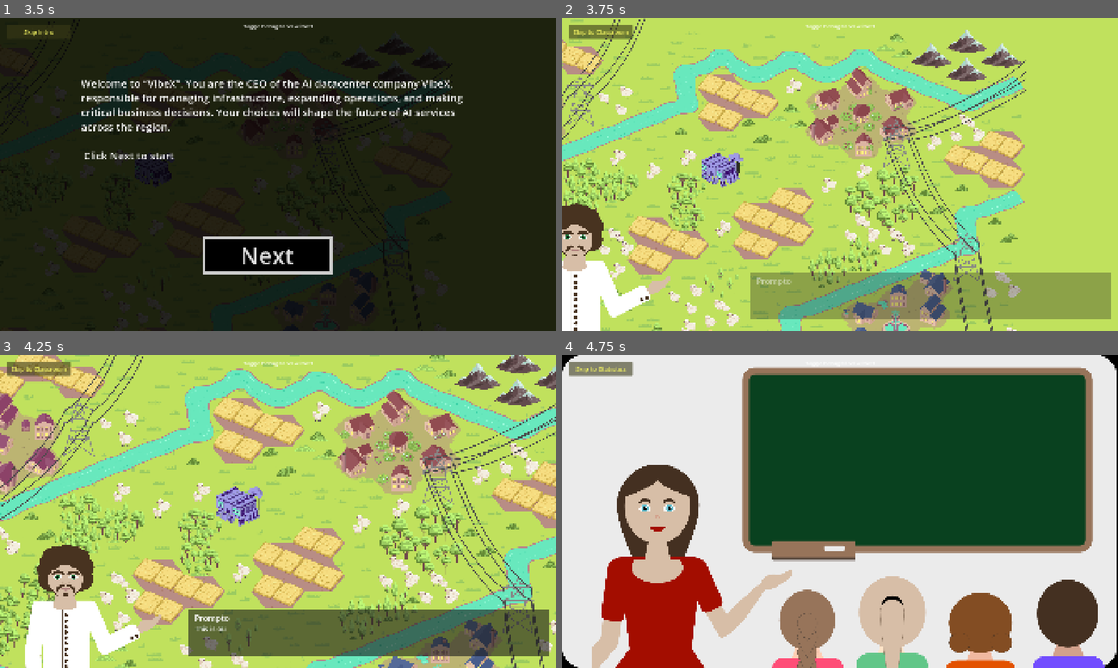
Above: before the commit, frames 1-4 (two rows, left to right).
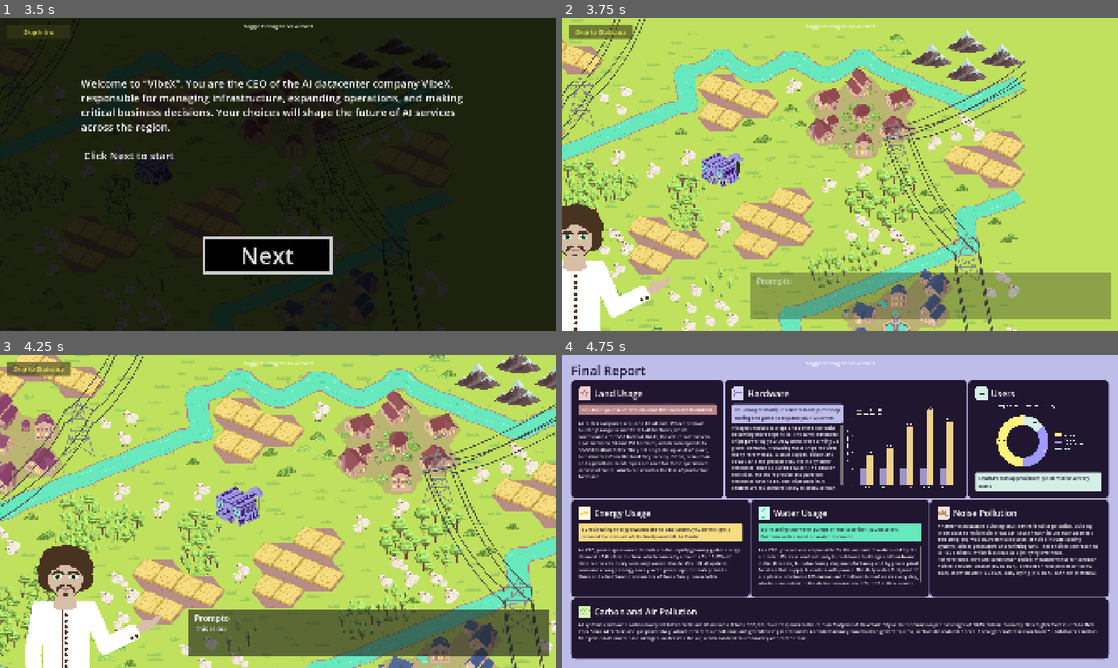
Above: after the commit, the same moments.

Repository: krishna3960/EducationTechnology
Game: Godot game, scene res://Scenes/menu.tscn
The game is run twice, just before and just after one commit, with the same random seed, the same clock (stepped at 60 frames per second) and the same inputs. The engine's default icon, where the game draws it, is replaced by a stand-in: a white triangle on a blue panel in a dark square.
Inputs (mouse positions are in pixels of both pictures, inside the frame that each line leads up to):
- Up to frame 1 (3.5 s): click "Play" at 0.5 s; tap Enter (ui_accept) at 1.25, 1.52 s; move the mouse to (400, 158) at 1.27 s; hold D (move_right) 1.28-2 s; click (400, 158) at 1.42 s; click "Continue" at 2 s; click "Skip Intro" at 2.75 s
- Up to frame 2 (3.75 s): click "Skip Intro" at 3.5 s
- Up to frame 3 (4.25 s): no input
- Up to frame 4 (4.75 s): click "Skip to Classroom" (after the commit: "Skip to Statistics") at 4.25 s

Frame 1 is identical in both runs. In frame 2, less than 0.1% of the frame differs, in the area x 2-12%, y 3-6%; in frame 3, less than 0.1%; in frame 4, 100%, in the area x 0-100%, y 0-100%.

Commit message:
change skip button automatically if we advance to the stage

Diff:
--- a/educational-game/Scripts/managers/stage_manager.gd
+++ b/educational-game/Scripts/managers/stage_manager.gd
@@ -120,6 +120,29 @@
 	stage_changed.emit(_index, _current)
 	if stage_music.size() > _index and stage_music[_index] != null:
 		MusicManager.play(stage_music[_index])
+	_update_skip_button_for_stage()
+
+func _update_skip_button_for_stage() -> void:
+	if _skip_btn == null:
+		return
+	# Advance skip targets that we've already passed
+	while _skip_index < _SKIP_TARGETS.size():
+		var target_name: String = _SKIP_TARGETS[_skip_index]["stage_name"]
+		var target_idx: int = -1
+		for i in stages.size():
+			if stages[i].resource_path.get_file().get_basename() == target_name:
+				target_idx = i
+				break
+		if target_idx != -1 and target_idx <= _index:
+			_skip_index += 1
+		else:
+			break
+	if _skip_index < _SKIP_TARGETS.size():
+		_skip_btn.text = _SKIP_TARGETS[_skip_index]["label"]
+		_skip_btn.show()
+	else:
+		_skip_btn.hide()
+
 func _update_debug_labels() -> void:
 	_debug_label_current.text = "Current: %s" % _stage_label(_index)
 	_debug_label_next.text = "Next:    %s" % _stage_label(_index + 1)
